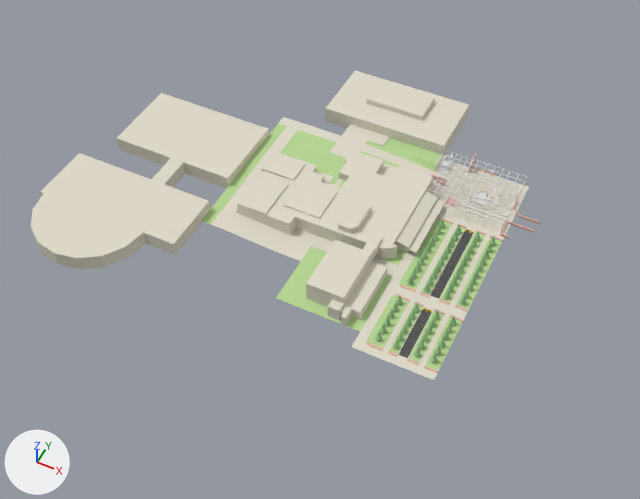
Before and after pictures for a commit that changed the Blender file Assets/Art/Source/track.blend.
One viewpoint serves both versions: a camera (50 mm lens) standing at (415.0, -1461.0, 1794.0) and looking at (-336.0, 41.0, -84.0). The lights are fixed; the arrows at lower left show +X, +Y and +Z.
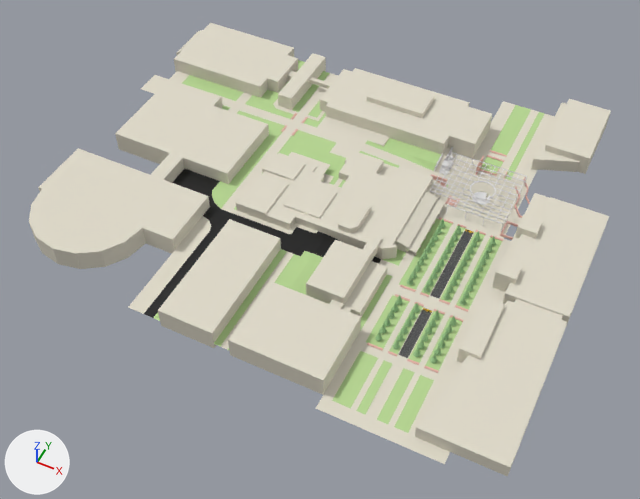
Pixel boxes [x1, y1, x2, y2] of what changed, in the pictures (640 x 499 px; the box of a moved part takes in the faces that stretch with it):
'Plane', reshaped (30% wider, 53% taller)
    before: [201, 117, 529, 380]
    after: [128, 60, 555, 464]
'Plane.009', reshaped (8% taller)
    before: [31, 93, 269, 269]
    after: [29, 79, 269, 269]
'Plane.011', added
    after: [158, 219, 361, 395]
'Plane.016', added
    after: [415, 299, 567, 476]
'Plane.008', reshaped (20% wider, 7% taller)
    before: [326, 70, 469, 155]
    after: [320, 68, 492, 159]
'Plane.014', added
    after: [492, 197, 609, 326]
'Plane.012', added
    after: [174, 23, 332, 110]
'Plane.013', added
    after: [531, 99, 611, 174]
'Plane.017', added
    after: [457, 297, 505, 363]
'Plane.015', added
    after: [492, 193, 609, 281]
part 1 of me_plane, moved or reshaped
    before: [440, 187, 522, 238]
    after: [316, 101, 555, 464]
part 2 of me_plane, built on
    before: [201, 117, 381, 324]
    after: [128, 60, 381, 350]

The change, as a list of edits to the scene's bpy script:
```text
Change me_plane:
    remove me_plane.from_pydata(...)  # 545 vertices, 483 faces; spans x -670.0..101.0, y -246.0..496.0, z -1.0..26.0
    add me_plane.from_pydata(...)  # 807 vertices, 741 faces; spans x -1143.0..204.0, y -442.0..835.0, z -1.0..28.0
    me_plane part 1: 102 vertices moved from x -37.0..24.0, y 356.0..417.0, z 1.0..3.0 to x -40.0..27.0, y 353.0..420.0, z 2.0..4.0; 122 vertices removed from x -93.0..101.0, y 353.0..420.0, z 0.0..26.0; 225 vertices added at x -167.0..204.0, y -442.0..835.0, z -1.0..28.0
    me_plane part 2: 10 vertices moved from x -670.0..-358.0, y -53.0..379.0, z 0.0..20.0 to x -670.0..-331.0, y -53.0..379.0, z 20.0; 15 vertices removed from x -670.0..-358.0, y -194.0..433.0, z 0.0..20.0; 174 vertices added at x -1143.0..-331.0, y -401.0..711.0, z 20.0
    add me_plane.materials.append(mat_black)  # black #000000
Change me_plane_013:
    remove me_plane_013.from_pydata(...)  # 16 vertices, 11 faces; spans x -555.0..-167.0, y 493.0..706.0, z 0.0..69.0
    add me_plane_013.from_pydata(...)  # 32 vertices, 27 faces; spans x -585.0..-86.0, y 493.0..706.0, z 0.0..77.0
    me_plane_013 part 3
    4 faces are deleted
    4 vertices in x -555.0..-167.0, y 493.0..706.0, z 52.0 move by (0.0, 0.0, 9.0)
    4 vertices in x -452.0..-269.0, y 571.0..672.0, z 69.0 move by (0.0, 0.0, 8.0)
    10 vertices are added at x -585.0..-86.0, y 514.0..686.0, z 0.0..61.0
    6 new vertices lie (0.0, 0.0, 61.0) away from vertices in x -585.0..-86.0, y 514.0..686.0, z 0.0
    20 new faces join them
Change me_plane_014:
    remove me_plane_014.from_pydata(...)  # 62 vertices, 57 faces; spans x -1113.0..-670.0, y -352.0..339.0, z 0.0..44.0
    add me_plane_014.from_pydata(...)  # 66 vertices, 61 faces; spans x -1113.0..-670.0, y -352.0..390.0, z 0.0..62.0
    me_plane_014 part 4
    3 faces are deleted
    30 vertices in x -1113.0..-670.0, y -352.0..339.0, z 44.0 move by (0.0, 0.0, 18.0)
    1 vertex moves from x -1054.0, y 339.0, z 44.0 to x -1054.0, y 390.0, z 0.0
    4 vertices are added at (-1054.0, 339.0, 62.0), (-1054.0, 390.0, 62.0), (-862.0, 390.0, 0.0), (-862.0, 390.0, 62.0)
    7 new faces join them
Add ob_plane_017:
    ob_plane_017 = bpy.data.objects.new('Plane.017', me_plane_023)  # a box spanning x 130.0..184.0, y -195.0..-18.0, z 0.0..52.0; in mat_pavement (light grey #e0dbcb)
    ob_plane_017.location = (28.0, -8.0, 0.0)
Add ob_plane_016:
    ob_plane_016 = bpy.data.objects.new('Plane.016', me_plane_022)  # 16 vertices, 11 faces; spans x 118.0..339.0, y -434.0..26.0, z 0.0..41.0; in mat_pavement (light grey #e0dbcb)
    ob_plane_016.location = (28.0, -8.0, 0.0)
Add ob_plane_015:
    ob_plane_015 = bpy.data.objects.new('Plane.015', me_plane_021)  # 12 vertices, 9 faces; spans x 126.0..339.0, y 97.0..459.0, z 18.0..23.0; in mat_pavement (light grey #e0dbcb)
    ob_plane_015.location = (28.0, -34.0, 0.0)
Add ob_plane_014:
    ob_plane_014 = bpy.data.objects.new('Plane.014', me_plane_020)  # 48 vertices, 39 faces; spans x 130.0..339.0, y 26.0..413.0, z 0.0..61.0; in mat_pavement (light grey #e0dbcb)
    ob_plane_014.location = (28.0, -8.0, 0.0)
Add ob_plane_013:
    ob_plane_013 = bpy.data.objects.new('Plane.013', me_plane_019)  # 24 vertices, 19 faces; spans x 83.0..232.0, y 544.0..835.0, z 0.0..61.0; in mat_pavement (light grey #e0dbcb)
    ob_plane_013.location = (28.0, -8.0, 0.0)
Add ob_plane_012:
    ob_plane_012 = bpy.data.objects.new('Plane.012', me_plane_018)  # 48 vertices, 40 faces; spans x -1119.0..-585.0, y 473.0..711.0, z 0.0..65.0; in mat_pavement (light grey #e0dbcb)
    ob_plane_012.location = (28.0, -34.0, 0.0)
Add ob_plane_011:
    ob_plane_011 = bpy.data.objects.new('Plane.011', me_plane_017)  # a box spanning x -573.0..-418.0, y -401.0..-53.0, z 0.0..62.0; a box spanning x -373.0..-118.0, y -401.0..-194.0, z 0.0..62.0; in mat_pavement (light grey #e0dbcb)
    ob_plane_011.location = (28.0, -34.0, 0.0)
```
